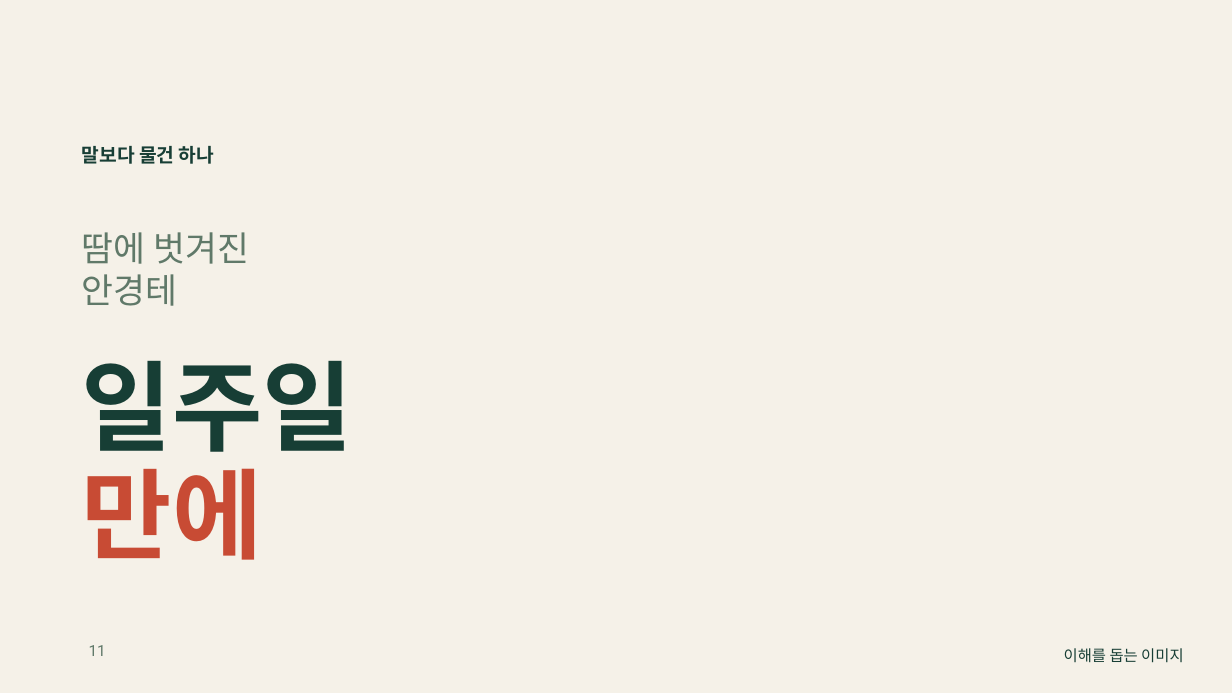
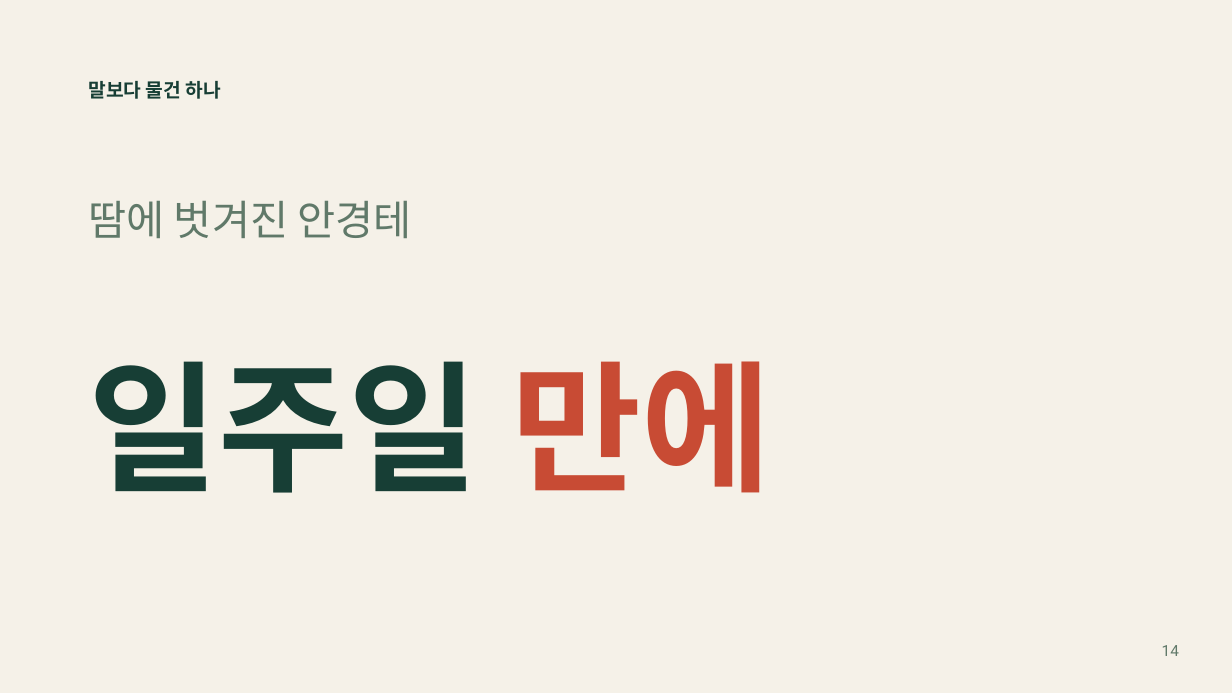
Before and after one commit to jaeyoung5178-bot/Presence, a slide deck: slide 14 of education/mentality/nozero400/NoZero-400Days.pptx (slide 11 before the commit). Drawn at 1232x693 pixels with LibreOffice and Linux fonts; fonts in the diff are those of the drawing; background and template pictures are left out. Boxes give left, top, right and bottom in pixels: in the first picture for what was removed or moved away, otherwise in the second. Text is boxed around its words. In the diff, an @@ line names an element or a change of style, - is before the commit and + after.

```diff
--- a/education/mentality/nozero400/NoZero-400Days.pptx
+++ b/education/mentality/nozero400/NoZero-400Days.pptx
@@ text "말보다 물건 하나": place and size @@
-text "말보다 물건 하나" at [82,146,214,164]
+text "말보다 물건 하나" at [89,81,221,99]
@@ text at [89,200,412,238]: text changed; size 27 to 32.2 pt @@
-땀에 벗겨진
-안경테
+땀에 벗겨진 안경테
@@ text at [89,361,771,493]: text changed; size 76.5 to 110.2 pt @@
-일주일
+일주일 만에
@@ text removed at [82,468,263,560] @@
-만에
@@ text removed at [89,645,106,656] @@
-11
@@ text removed at [1064,648,1183,663] @@
-이해를 돕는 이미지
@@ text added at [1162,645,1179,656], 12 pt, text #607969 @@
+14
```
Also in this commit, not shown: 8 other slides changed, 5 slides added, 2 slides removed, 10 other files.
